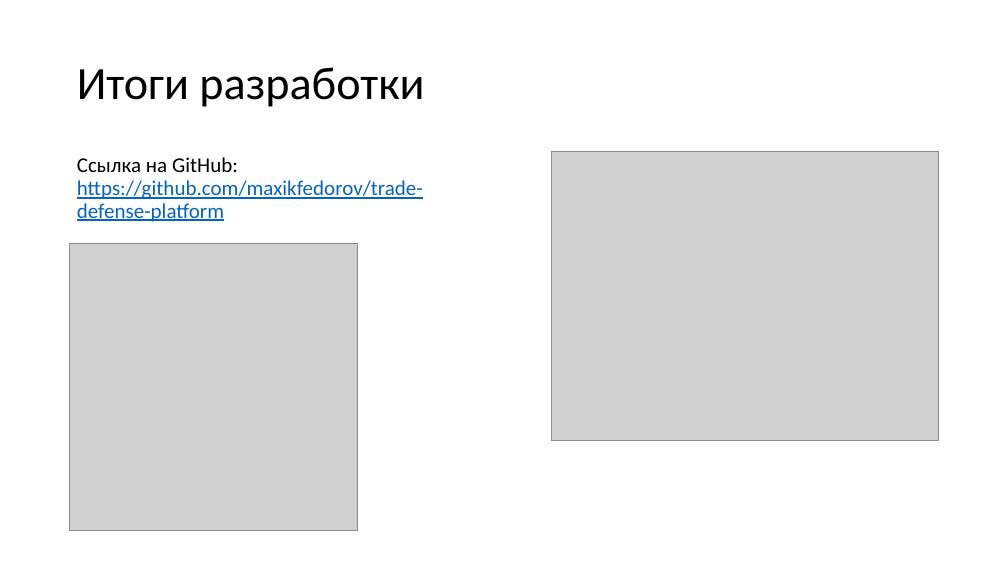
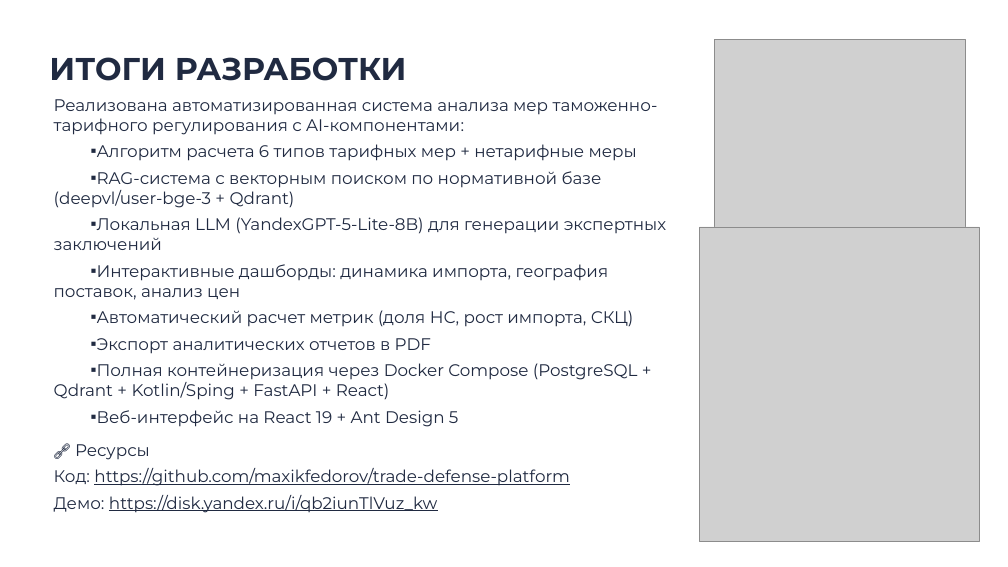
Before and after one commit to maxikfedorov/trade-defense-platform, a slide deck: slide 10 of assets/НейроСанитары_Моспром_v1.pptx (slide 9 before the commit). Drawn at 1008x567 pixels with LibreOffice and Linux fonts; fonts in the diff are those of the drawing; grey boxes stand for pictures. Boxes give left, top, right and bottom in pixels: in the first picture for what was removed or moved away, otherwise in the second. Text is boxed around its words. In the diff, an @@ line names an element or a change of style, - is before the commit and + after.

```diff
--- a/assets/НейроСанитары_Моспром_v1.pptx
+++ b/assets/НейроСанитары_Моспром_v1.pptx
@@ title "ИТОГИ РАЗРАБОТКИ" at (49, 57, 406, 81): vertical alignment middle to top @@
@@ title at (49, 57, 406, 81): text changed; size 44 to 30 pt; font Calibri to Montserrat; text colour #000000 to #202A41; bold on @@
-Итоги разработки
+ИТОГИ РАЗРАБОТКИ
@@ picture: place and size @@
-picture at (551, 151, 939, 441)
+picture at (715, 39, 966, 227)
@@ text at (54, 99, 666, 513): text changed; size 20 to 16 pt; font Calibri to Montserrat; text colour #0563C1 to #202A41 @@
-Ссылка на GitHub: https://github.com/maxikfedorov/trade-defense-platform
+Реализована автоматизированная система анализа мер таможенно-тарифного регулирования с AI-компонентами:
+▪ Алгоритм расчета 6 типов тарифных мер + нетарифные меры
+▪ RAG-система с векторным поиском по нормативной базе (deepvl/user-bge-3 + Qdrant)
+▪ Локальная LLM (YandexGPT-5-Lite-8B) для генерации экспертных заключений
+▪ Интерактивные дашборды: динамика импорта, география поставок, анализ цен
+▪ Автоматический расчет метрик (доля НС, рост импорта, СКЦ)
+▪ Экспорт аналитических отчетов в PDF
+▪ Полная контейнеризация через Docker Compose (PostgreSQL + Qdrant + Kotlin/Sping + FastAPI + React)
+▪ Веб-интерфейс на React 19 + Ant Design 5
+🔗 Ресурсы
+Код: https://github.com/maxikfedorov/trade-defense-platform
+Демо: https://disk.yandex.ru/i/qb2iunTlVuz_kw
@@ picture added at (699, 227, 979, 541) @@
@@ picture removed at (70, 243, 358, 531) @@
```
Also in this commit, not shown: 4 other slides changed, 6 slides added, 5 slides removed, 4 other files.
